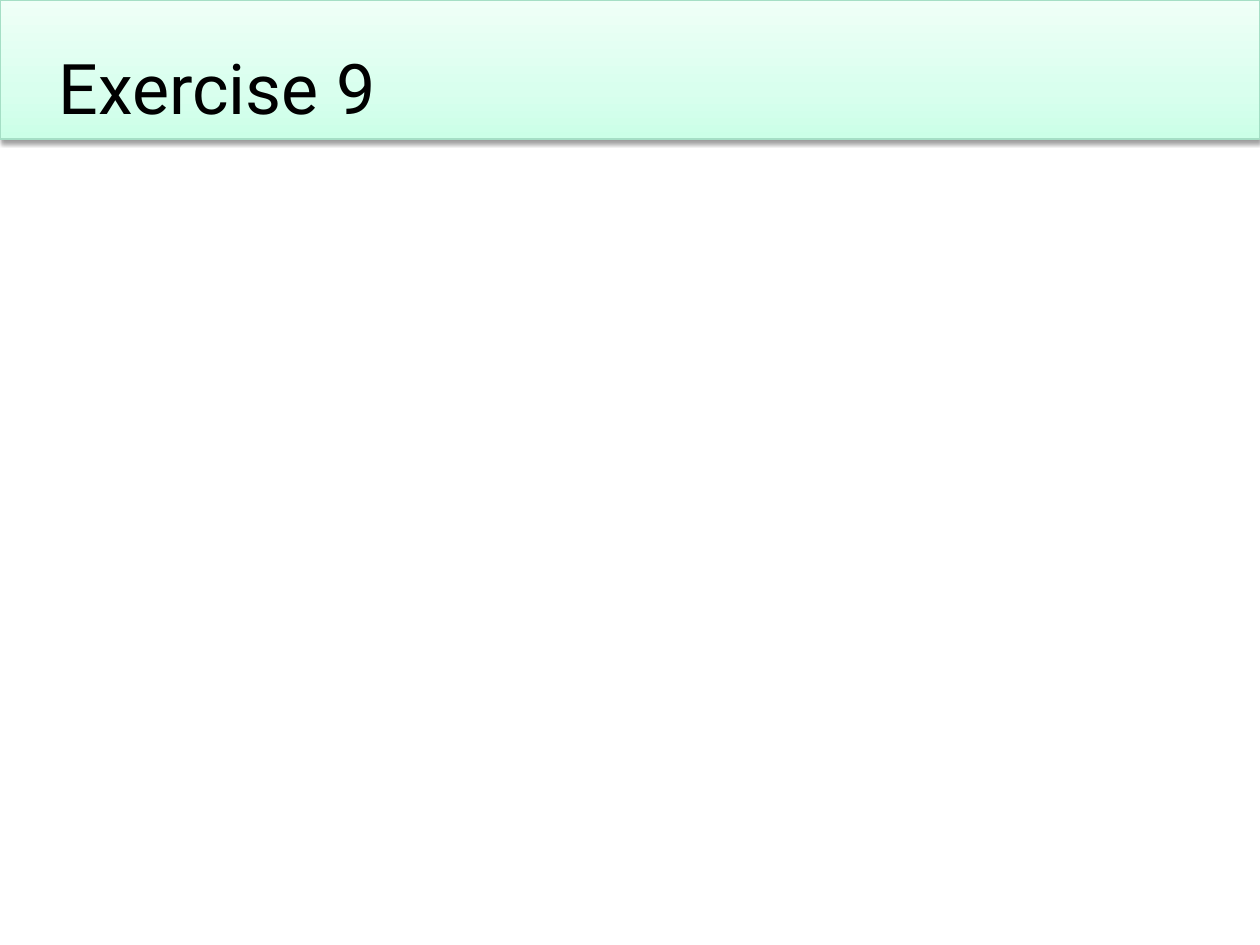
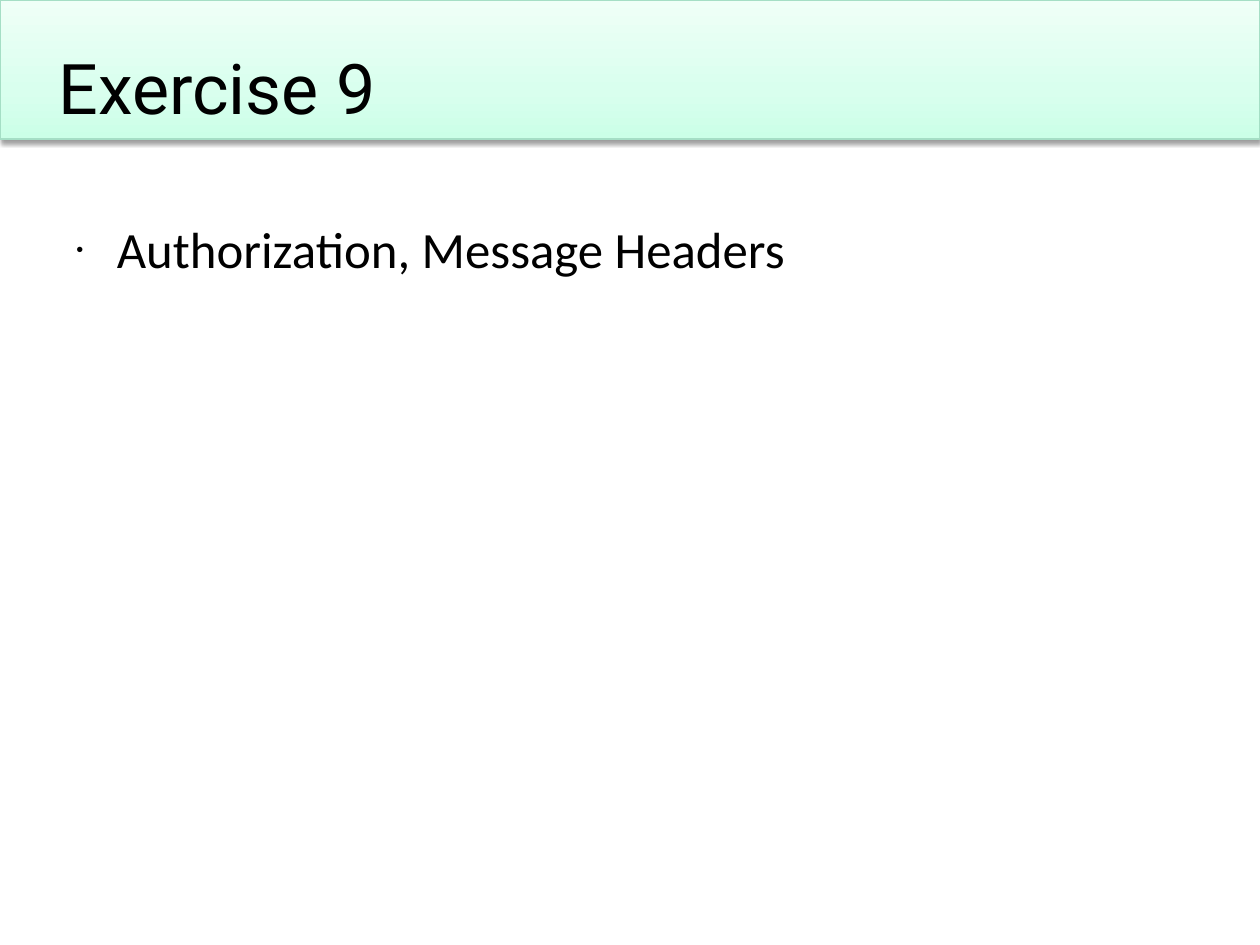
Before and after one commit to Particular/Course.Slides, a slide deck: slide 38 of EnterpriseDevelopmentWithNServiceBus.pptx. Drawn at 1260x945 pixels with LibreOffice and Linux fonts; fonts in the diff are those of the drawing; background and template pictures are left out. Boxes give left, top, right and bottom in pixels: in the first picture for what was removed or moved away, otherwise in the second. Text is boxed around its words. In the diff, an @@ line names an element or a change of style, - is before the commit and + after.

```diff
--- a/EnterpriseDevelopmentWithNServiceBus.pptx
+++ b/EnterpriseDevelopmentWithNServiceBus.pptx
@@ text added at (x1=117, y1=232, x2=785, y2=277), 32 pt, text #000000 @@
+• Authorization, Message Headers
```
Also in this commit, not shown: 3 other slides changed, 1 other file.
